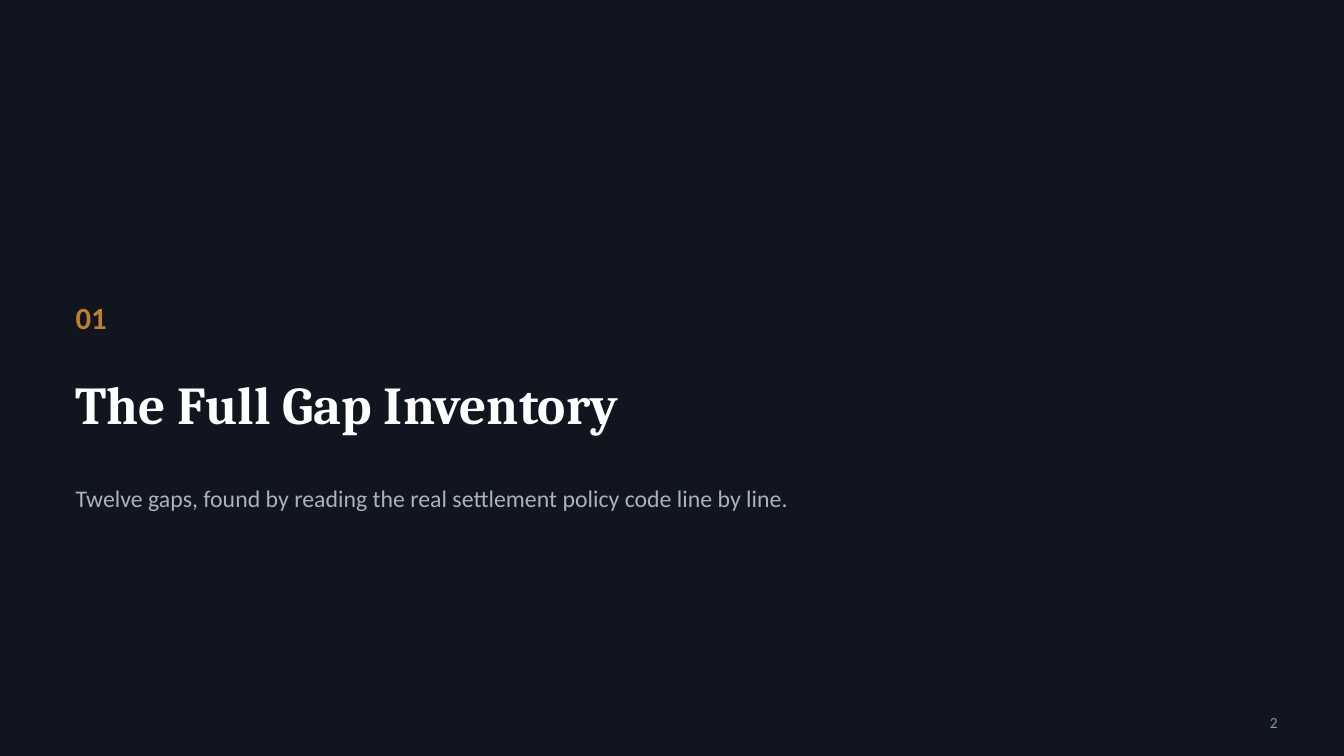
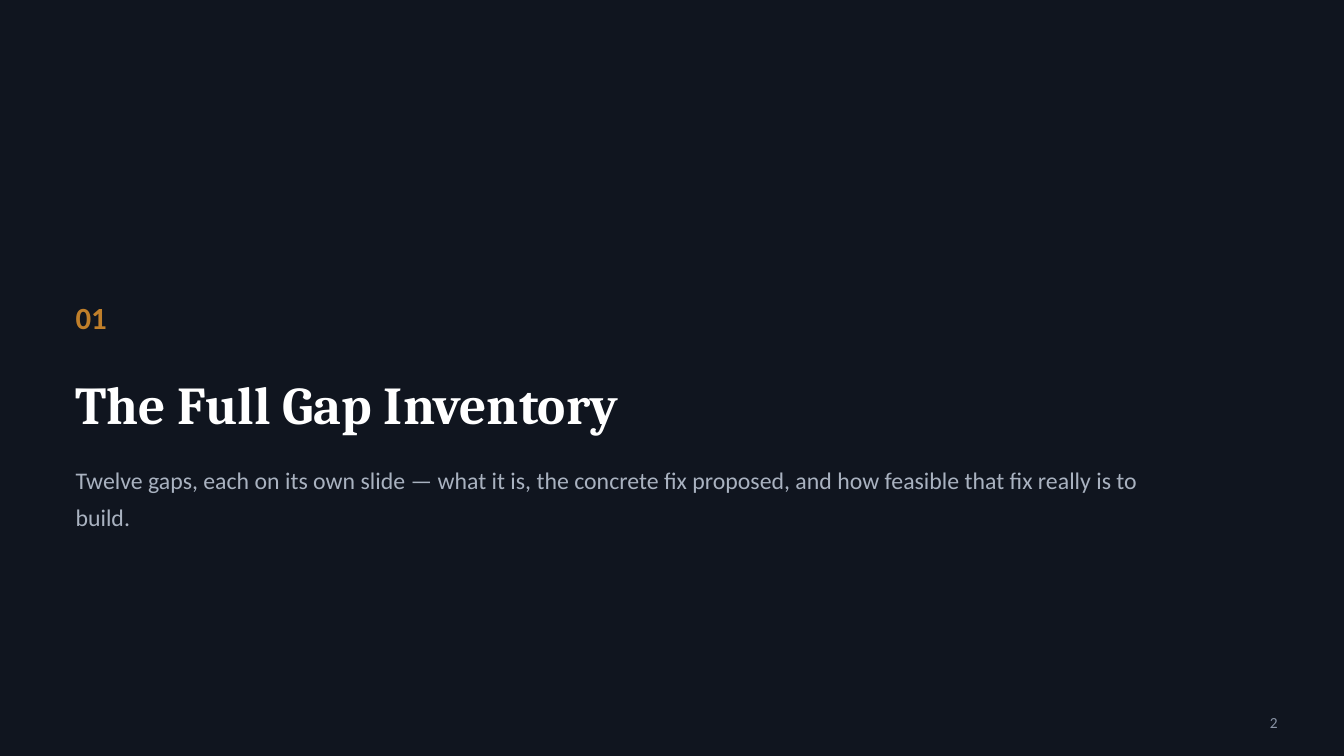
Before and after one commit to Sanjay-dev22/personal-deg, a slide deck: slide 2 of p2p-energy-trading-review/P2P-Energy-Trading-Software-Gaps.pptx. Drawn at 1344x756 pixels with LibreOffice and Linux fonts; fonts in the diff are those of the drawing. Boxes give left, top, right and bottom in pixels: in the first picture for what was removed or moved away, otherwise in the second. Text is boxed around its words. In the diff, an @@ line names an element or a change of style, - is before the commit and + after.

```diff
--- a/p2p-energy-trading-review/P2P-Energy-Trading-Software-Gaps.pptx
+++ b/p2p-energy-trading-review/P2P-Energy-Trading-Software-Gaps.pptx
@@ text at [76,472,1136,526]: text changed @@
-Twelve gaps, found by reading the real settlement policy code line by line.
+Twelve gaps, each on its own slide — what it is, the concrete fix proposed, and how feasible that fix really is to build.
```
Also in this commit, not shown: 4 other slides changed, 13 slides added, 3 slides removed, 1 other file.
